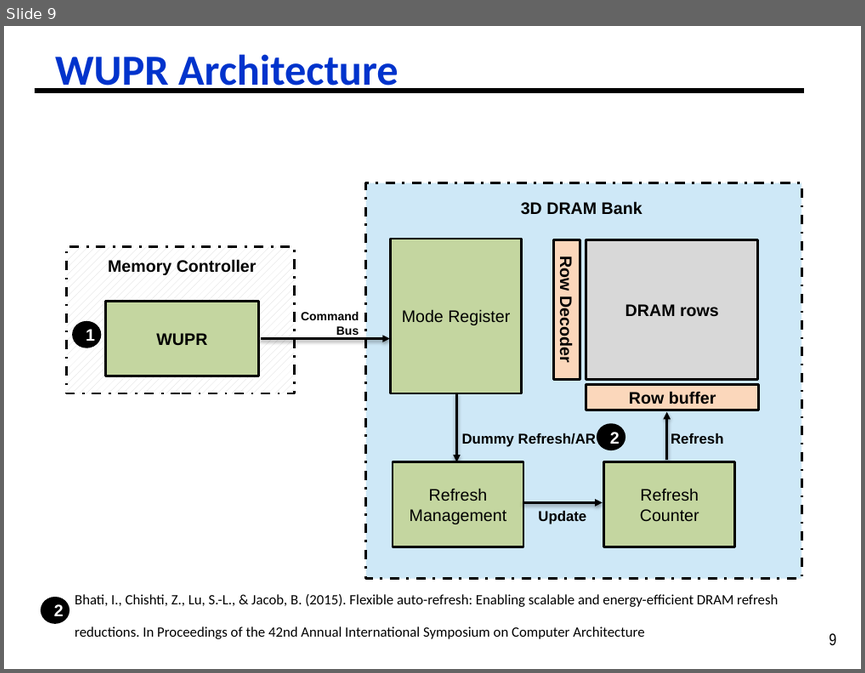
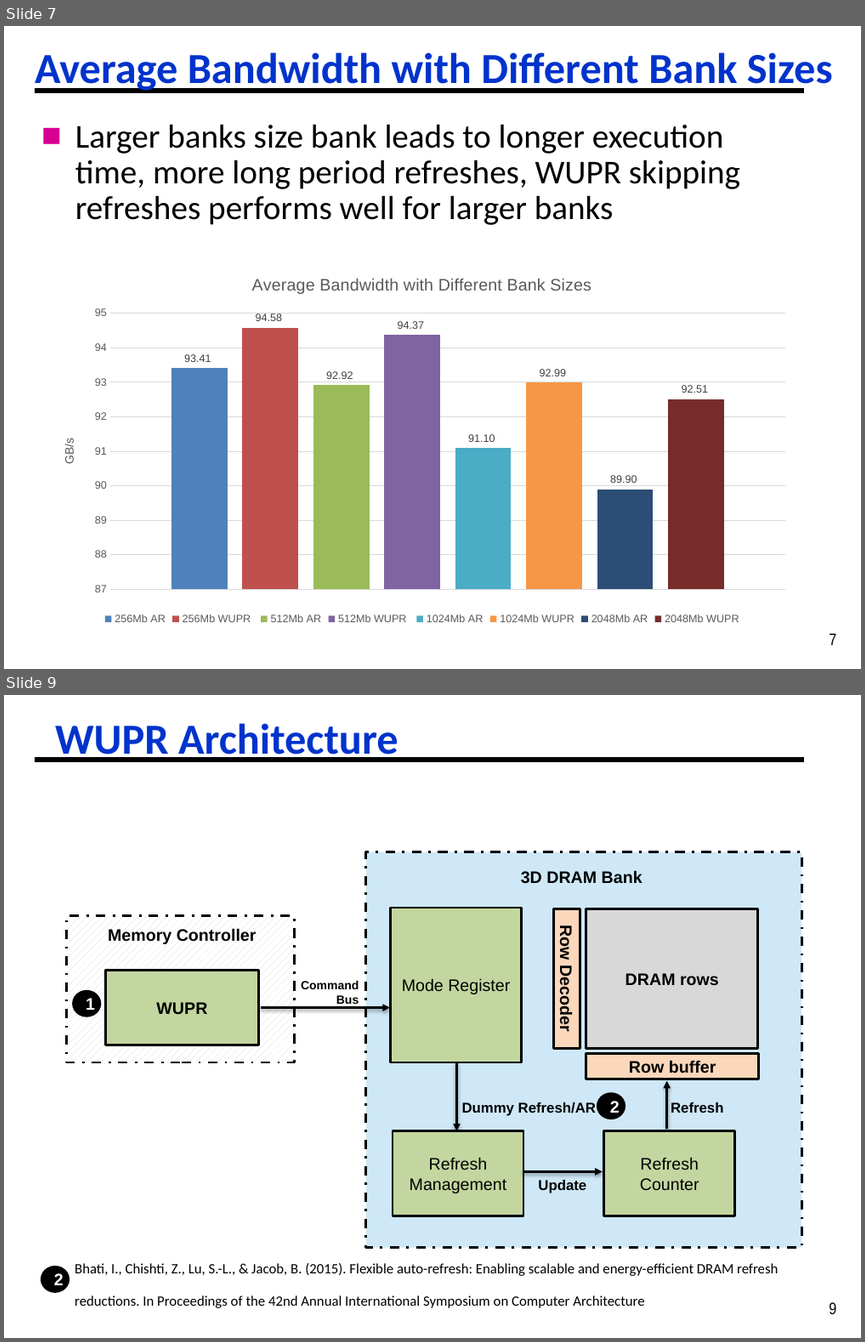
Before and after one commit to ph1223/Dram_controller, a slide deck: DRAM_System_Analysis/Copy of 2025_06_11_Bandwidth_Analysis_WUPR_Analysis (1).pptx. Shown one above the other, each under a label of ours: slide 9 before the commit, slides 7 and 9 after it; the slides between them are not shown. The pictures are 865x673 and 865x1342 pixels, drawn with LibreOffice and Linux fonts; fonts in the diff are those of the drawing. Boxes give left, top, right and bottom in pixels: in the first picture for what was removed or moved away, otherwise in the second. Text is boxed around its words. In the diff, an @@ line names an element or a change of style, - is before the commit and + after.

Commit message:
Update Presentation for bank analysis and Adjust the energy consumption for different bank configuration

```diff
--- a/DRAM_System_Analysis/Copy of 2025_06_11_Bandwidth_Analysis_WUPR_Analysis (1).pptx
+++ b/DRAM_System_Analysis/Copy of 2025_06_11_Bandwidth_Analysis_WUPR_Analysis (1).pptx
@@ slide 7 added at [4, 26, 861, 669], background #FFFFFF; not listed: 2 template elements that a slide beside it also shows @@
@@ title added at [35, 52, 833, 92], 36 pt, text #0033CC, bold @@
+Average Bandwidth with Different Bank Sizes
@@ text added at [75, 124, 740, 225], 28 pt, text #000000 @@
+■ Larger banks size bank leads to longer execution time, more long period refreshes, WUPR skipping refreshes performs well for larger banks
@@ column chart added at [44, 259, 800, 629] @@
+title "Average Bandwidth with Different Bank Sizes "
+categories: 1
+256Mb AR: 93.41
+256Mb WUPR : 94.58
+512Mb AR: 92.92
+512Mb WUPR : 94.37
+1024Mb AR: 91.1
+1024Mb WUPR: 92.99
+2048Mb AR: 89.9
+2048Mb WUPR: 92.51
```
Also in this commit, not shown: 1 slide changed, 8 other slides added, 11 slides removed, 30 other files.
